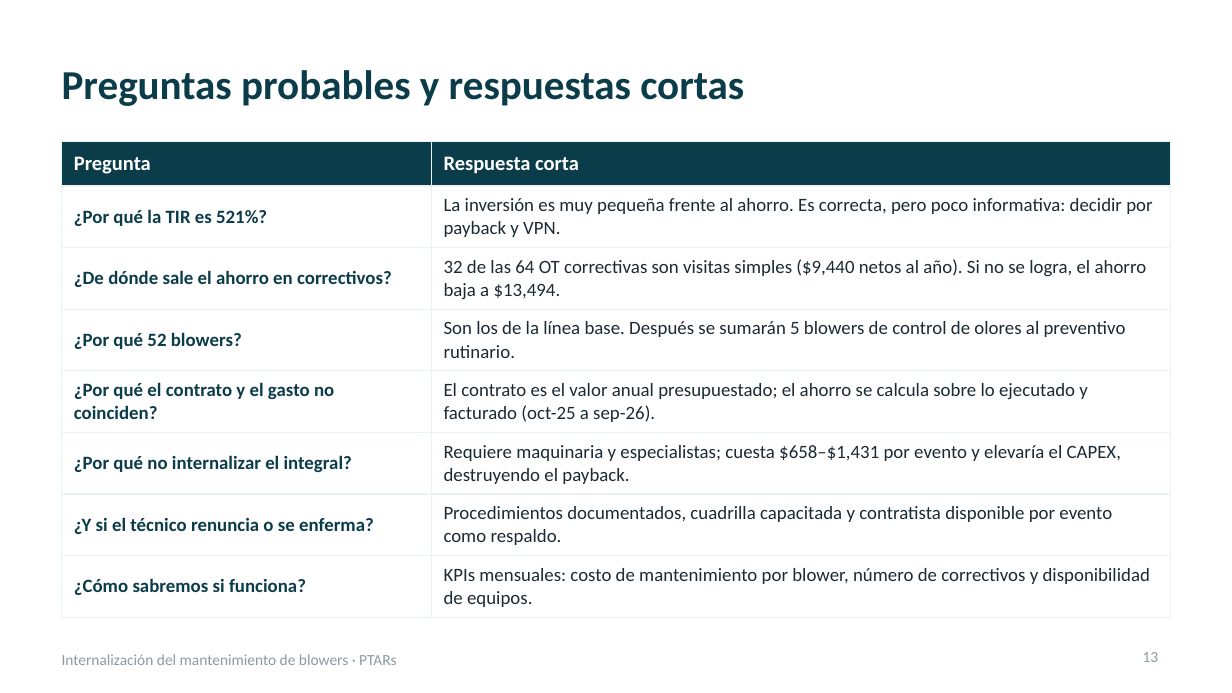
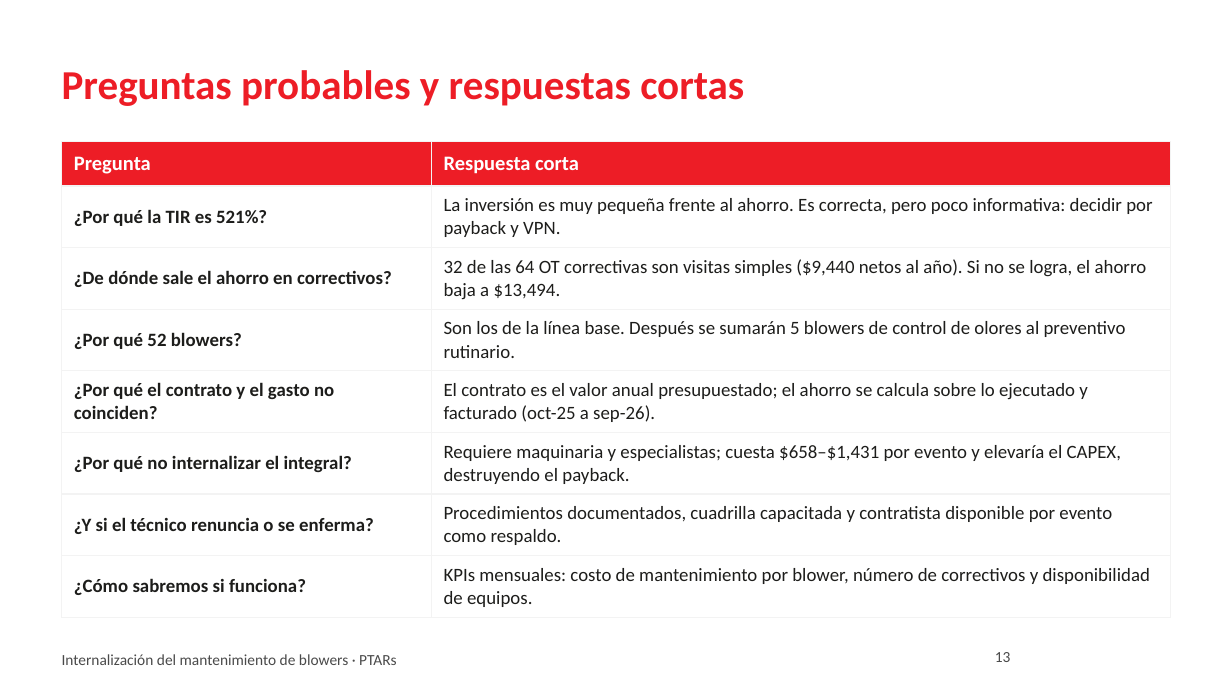
Before and after one commit to jjsamcar/Codigo-IA, a slide deck: slide 13 of presentaciones/Blowers_PTARs_Resumen_Gerencia.pptx. Drawn at 1232x693 pixels with LibreOffice and Linux fonts; fonts in the diff are those of the drawing; background and template pictures are left out. Boxes give left, top, right and bottom in pixels: in the first picture for what was removed or moved away, otherwise in the second. Text is boxed around its words. In the diff, an @@ line names an element or a change of style, - is before the commit and + after.

```diff
--- a/presentaciones/Blowers_PTARs_Resumen_Gerencia.pptx
+++ b/presentaciones/Blowers_PTARs_Resumen_Gerencia.pptx
@@ title "Preguntas probables y respuestas cortas" at [62, 70, 744, 106]: text colour #0B3C49 to #ED1D26 @@
@@ table at [62, 142, 1170, 611] @@
@@ fill #0B3C49 to #ED1D26 in row 1 @@
@@ text colour #0B3C49 to #1D1D1B in "¿Por qué la TIR es 521%?", "¿De dónde sale el ahorro en correctivos?", "¿Por qué 52 blowers?", "¿Por qué el contrato y el gasto ..." and 3 more places @@
@@ text colour #1B2A33 to #1D1D1B in "La inversión es muy pequeña frente al ...", "32 de las 64 OT correctivas son ...", "Son los de la línea base. Después ...", "El contrato es el valor anual presupuestado; ..." and 3 more places @@
@@ borders changed @@
@@ text "Internalización del mantenimiento de blowers ..." at [62, 654, 397, 665]: text colour #8A9BA3 to #4A4A4A @@
@@ page number: place and size @@
-page number at [1143, 652, 1159, 662]
+page number at [995, 652, 1011, 662]
@@ page number at [995, 652, 1011, 662]: text colour #8A9BA3 to #4A4A4A @@
```
Also in this commit, not shown: 14 other slides changed.
